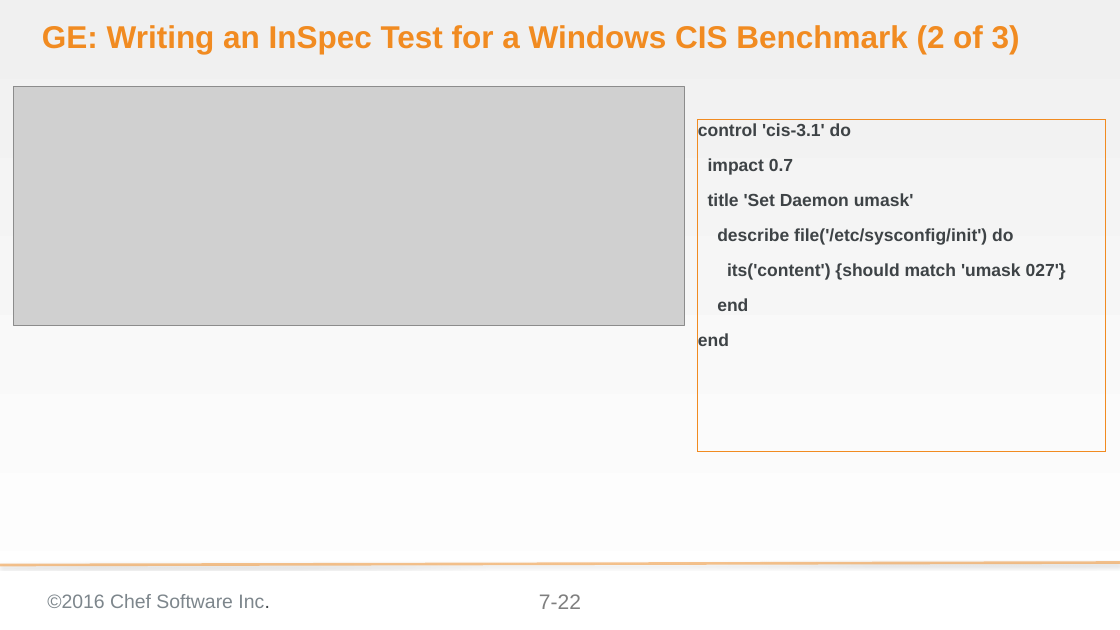
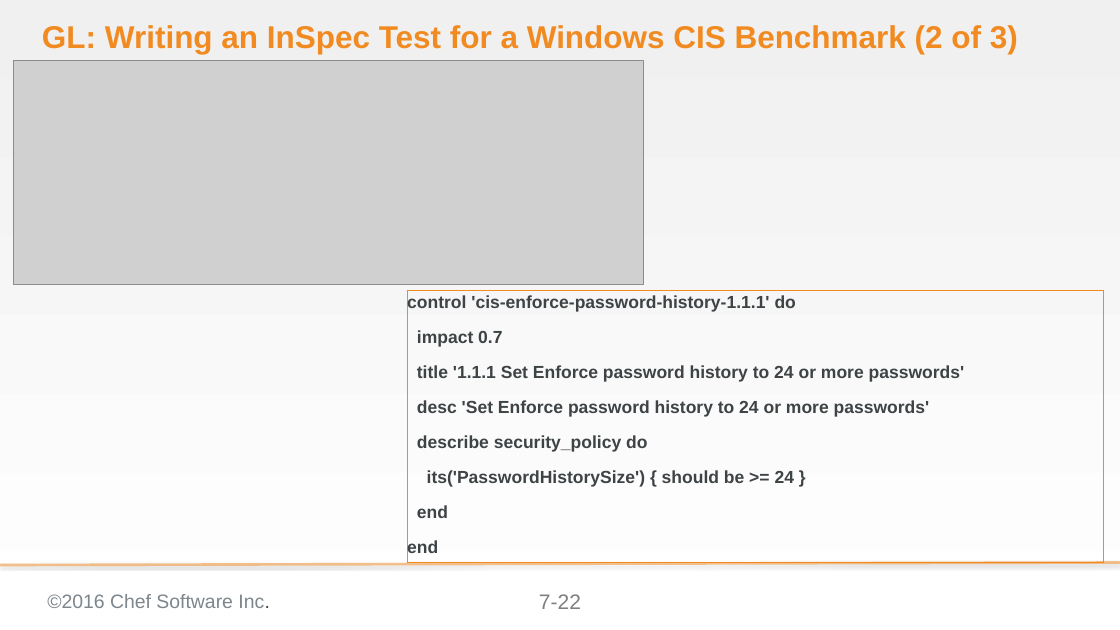
Before and after one commit to bchamby/chef-compliance-installation-configuration-operation, a slide deck: slide 22 of 07-compliance-frameworks-inspec.pptx. Drawn at 1120x630 pixels with LibreOffice and Linux fonts; fonts in the diff are those of the drawing; grey boxes stand for pictures; background and template pictures are left out. Boxes give left, top, right and bottom in pixels: in the first picture for what was removed or moved away, otherwise in the second. Text is boxed around its words. In the diff, an @@ line names an element or a change of style, - is before the commit and + after.

```diff
--- a/07-compliance-frameworks-inspec.pptx
+++ b/07-compliance-frameworks-inspec.pptx
@@ title at bbox=[42, 25, 1018, 54]: text changed @@
-GE: Writing an InSpec Test for a Windows CIS Benchmark (2 of 3)
+GL: Writing an InSpec Test for a Windows CIS Benchmark (2 of 3)
@@ picture: place and size @@
-picture at bbox=[13, 87, 685, 325]
+picture at bbox=[13, 60, 643, 284]
@@ text in rectangle at bbox=[407, 294, 796, 312]: text changed @@
-control 'cis-3.1' do
+control 'cis-enforce-password-history-1.1.1' do
@@ rectangle "control 'cis-enforce-password-history-1.1.1' do": place and size @@
-rectangle "control 'cis-enforce-password-history-1.1.1' do" at bbox=[698, 119, 1106, 451]
+rectangle "control 'cis-enforce-password-history-1.1.1' do" at bbox=[407, 290, 1103, 563]
@@ text in rectangle at bbox=[417, 365, 965, 487]: text changed @@
-title 'Set Daemon umask'
-describe file('/etc/sysconfig/init') do
-its('content') {should match 'umask 027'}
+title '1.1.1 Set Enforce password history to 24 or more passwords'
+desc 'Set Enforce password history to 24 or more passwords'
+describe security_policy do
+its('PasswordHistorySize') { should be >= 24 }
```
Also in this commit, not shown: 33 other slides changed, 2 other files.
